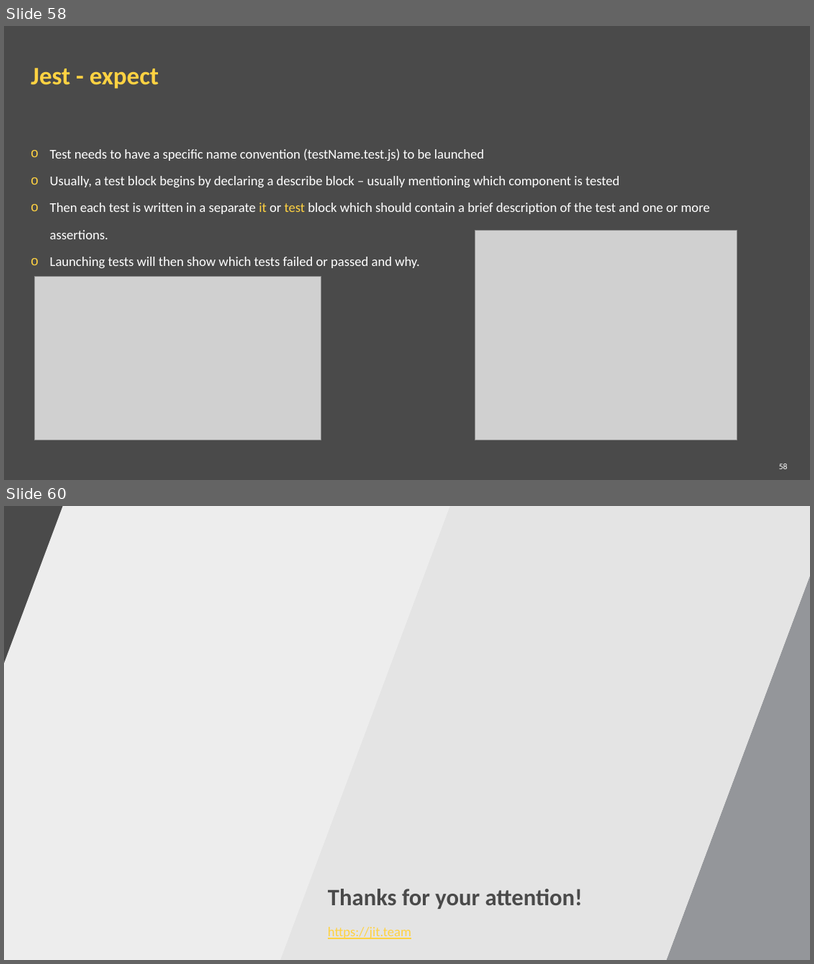
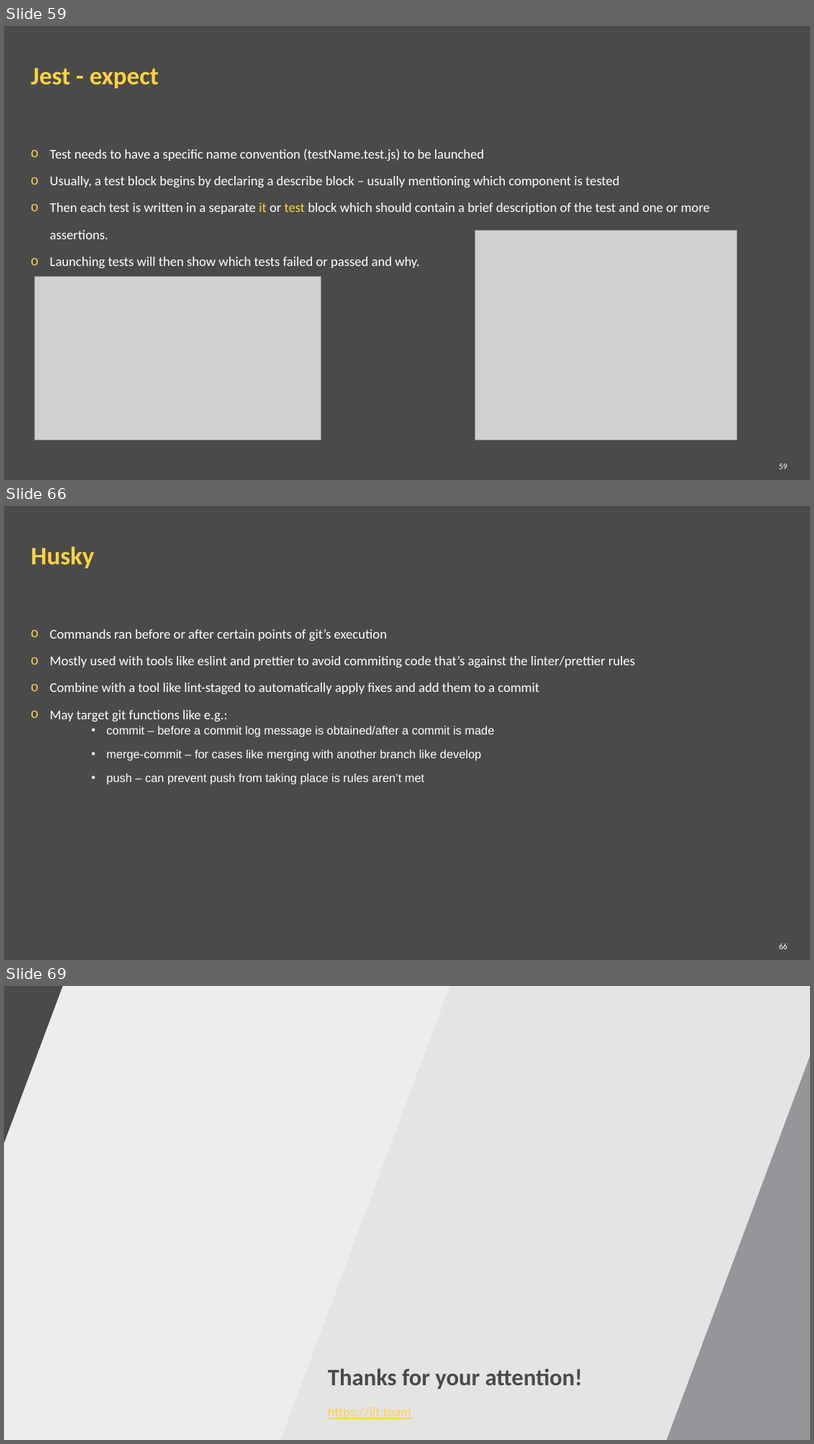
Before and after one commit to ppuzio/react-course-examples, a slide deck: React BEST course.pptx. Shown one above the other, each under a label of ours: slides 58 and 60 before the commit, slides 59, 66 and 69 after it; the slides between them are not shown. The pictures are 814x964 and 814x1444 pixels, drawn with LibreOffice and Linux fonts; fonts in the diff are those of the drawing; grey boxes stand for pictures; background and template pictures are left out. Boxes give left, top, right and bottom in pixels: in the first picture for what was removed or moved away, otherwise in the second. Text is boxed around its words. In the diff, an @@ line names an element or a change of style, - is before the commit and + after.

```diff
--- a/React BEST course.pptx
+++ b/React BEST course.pptx
@@ slide 66 added at (4,506,810,960), background #4A4A4A @@
@@ title added at (31,546,94,569), 30 pt, text #FFD242, bold @@
+Husky
@@ text added at (50,629,635,785), 16 pt, text #FFFFFF @@
+o Commands ran before or after certain points of git’s execution
+o Mostly used with tools like eslint and prettier to avoid commiting code that’s against the linter/prettier rules
+o Combine with a tool like lint-staged to automatically apply fixes and add them to a commit
+o May target git functions like e.g.:
+    • commit – before a commit log message is obtained/after a commit is made
+    • merge-commit – for cases like merging with another branch like develop
+    • push – can prevent push from taking place is rules aren’t met
@@ page number added at (779,943,788,949), 10 pt, text #FFFFFF @@
+66
@@ what was slide 58 is now slide 59 @@
@@ page number at (779,463,788,469): text changed @@
-58
+59
@@ what was slide 60 is now slide 69 @@
```
Also in this commit, not shown: 1 slide changed, 8 other slides added, 5 other files.
